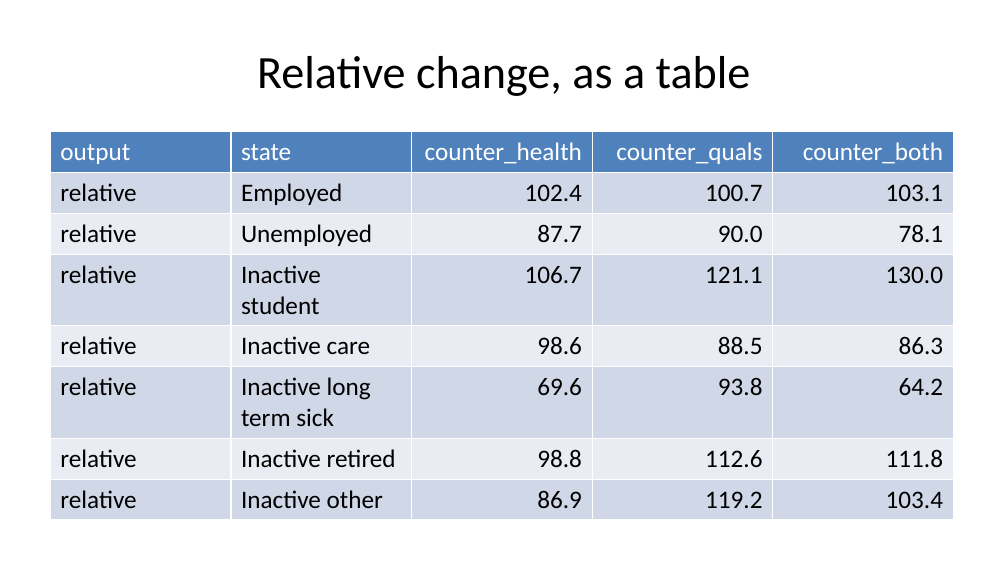
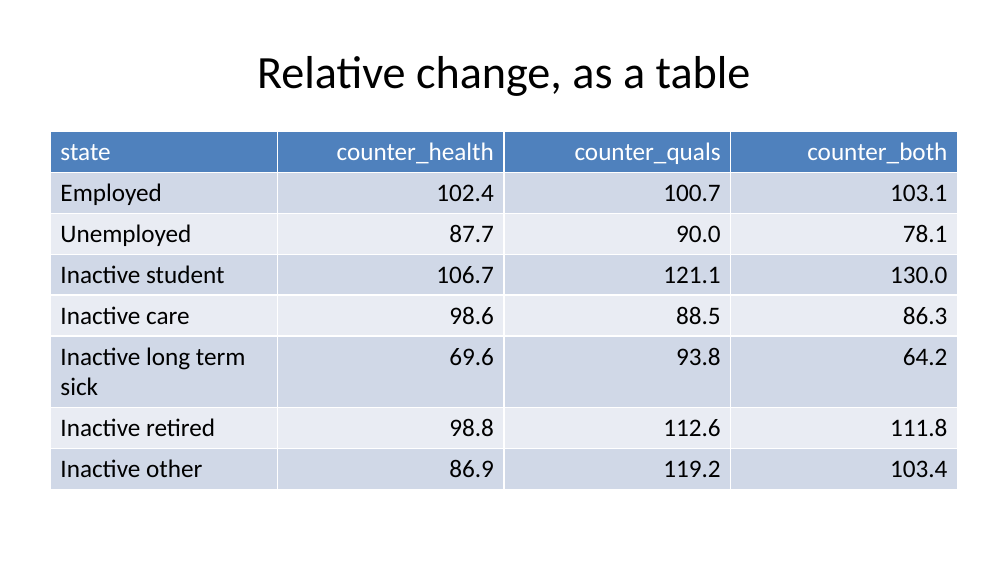
Before and after one commit to CatherineFoster/EconomicInactivity2, a slide deck: slide 13 of notebooks/21_summary_presentation.pptx. Drawn at 1008x567 pixels with LibreOffice and Linux fonts; fonts in the diff are those of the drawing. Boxes give left, top, right and bottom in pixels: in the first picture for what was removed or moved away, otherwise in the second. Text is boxed around its words. In the diff, an @@ line names an element or a change of style, - is before the commit and + after.

```diff
--- a/notebooks/21_summary_presentation.pptx
+++ b/notebooks/21_summary_presentation.pptx
@@ table at [50,132,958,506] @@
-column 1: output | relative | relative | relative | relative | relative | relative | relative
@@ table: place and size @@
-table at [50,132,953,512]
+table at [50,132,958,506]
```
Also in this commit, not shown: 4 slides added, 2 other files.
